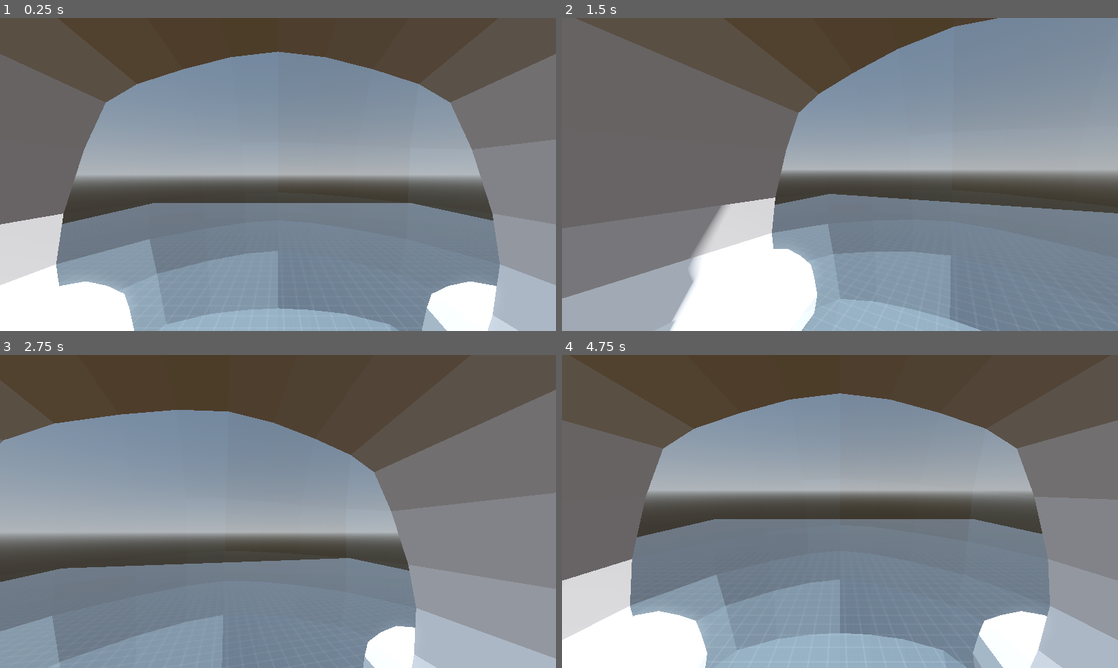
Above: before the commit, frames 1-4 (two rows, left to right).
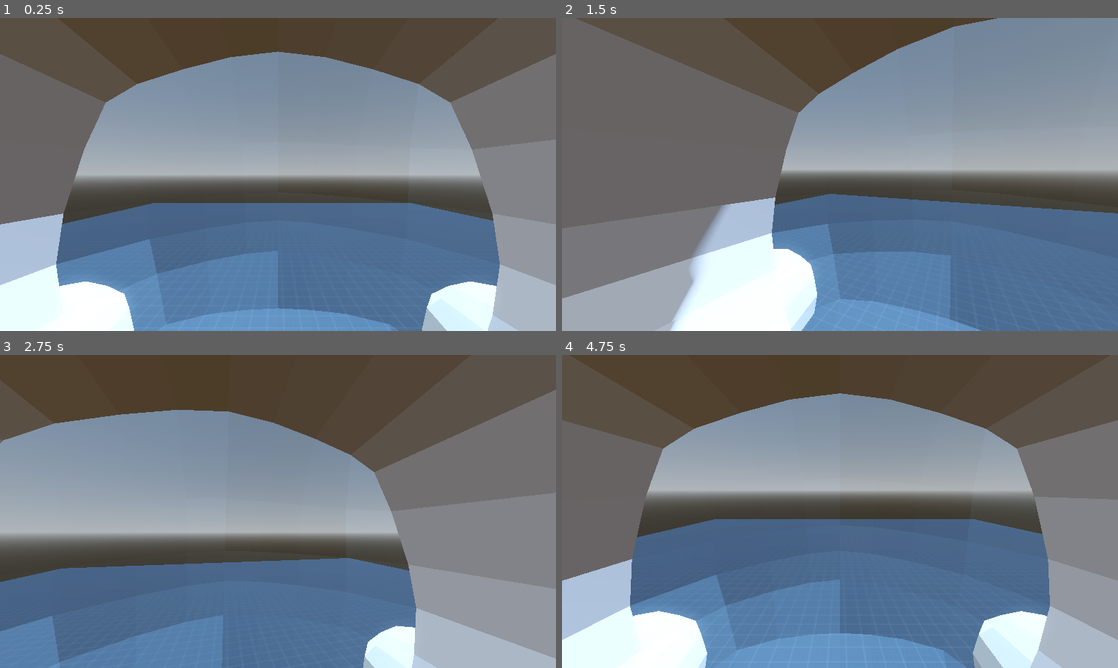
Above: after the commit, the same moments.

Repository: warriormaster12/SubmarineSurvival
Game: Godot game, scene res://levels/test_level.tscn
The game is run twice, just before and just after one commit, with the same random seed, the same clock (stepped at 60 frames per second) and the same inputs.
Inputs (mouse positions are in pixels of both pictures, inside the frame that each line leads up to):
- Up to frame 1 (0.25 s): no input
- Up to frame 2 (1.5 s): tap Enter at 0.5 s; move the mouse to (867, 174) at 0.52 s; tap S (move_b) at 0.6 s; tap Space at 1.25 s; move the mouse to (812, 174) at 1.27 s; tap Q (move_d) at 1.35 s
- Up to frame 3 (2.75 s): tap Enter at 2 s; move the mouse to (289, 505) at 2.02 s; tap W (move_f) at 2.1 s
- Up to frame 4 (4.75 s): tap Space at 2.75, 4.25 s; move the mouse to (834, 517) at 2.77 s; tap E (move_u) at 2.85 s; tap Enter at 3.5 s; move the mouse to (878, 514) at 3.52 s; hold P (show_mouse_cursor) 3.53-4.28 s; move the mouse to (673, 464) at 4.27 s; tap R (switch_rooms) at 4.35 s

The runs differ from the first frame. In frame 1, 30% of the frame differs, in the area x 0-90%, y 59-100%; in frame 2, 26%; in frame 3, 24%; in frame 4, 33%, in the area x 0-88%, y 52-100%.

Commit message:
Play with the world environment

Diff:
--- a/levels/test_level.tscn
+++ b/levels/test_level.tscn
@@ -15,6 +15,8 @@
 sky = SubResource("Sky_v80nu")
 tonemap_mode = 2
 glow_enabled = true
+volumetric_fog_enabled = true
+volumetric_fog_albedo = Color(0.133333, 0.705882, 1, 1)
 
 [sub_resource type="StandardMaterial3D" id="StandardMaterial3D_yipvc"]
 albedo_texture = ExtResource("1_1pagy")
@@ -28,6 +30,7 @@
 
 [node name="DirectionalLight3D" type="DirectionalLight3D" parent="."]
 transform = Transform3D(-0.866025, -0.433013, 0.25, 0, 0.5, 0.866025, -0.5, 0.75, -0.433013, 0, 0, 0)
+light_color = Color(0.533333, 0.72549, 1, 1)
 shadow_enabled = true
 
 [node name="CSGCombiner3D" type="CSGCombiner3D" parent="."]
